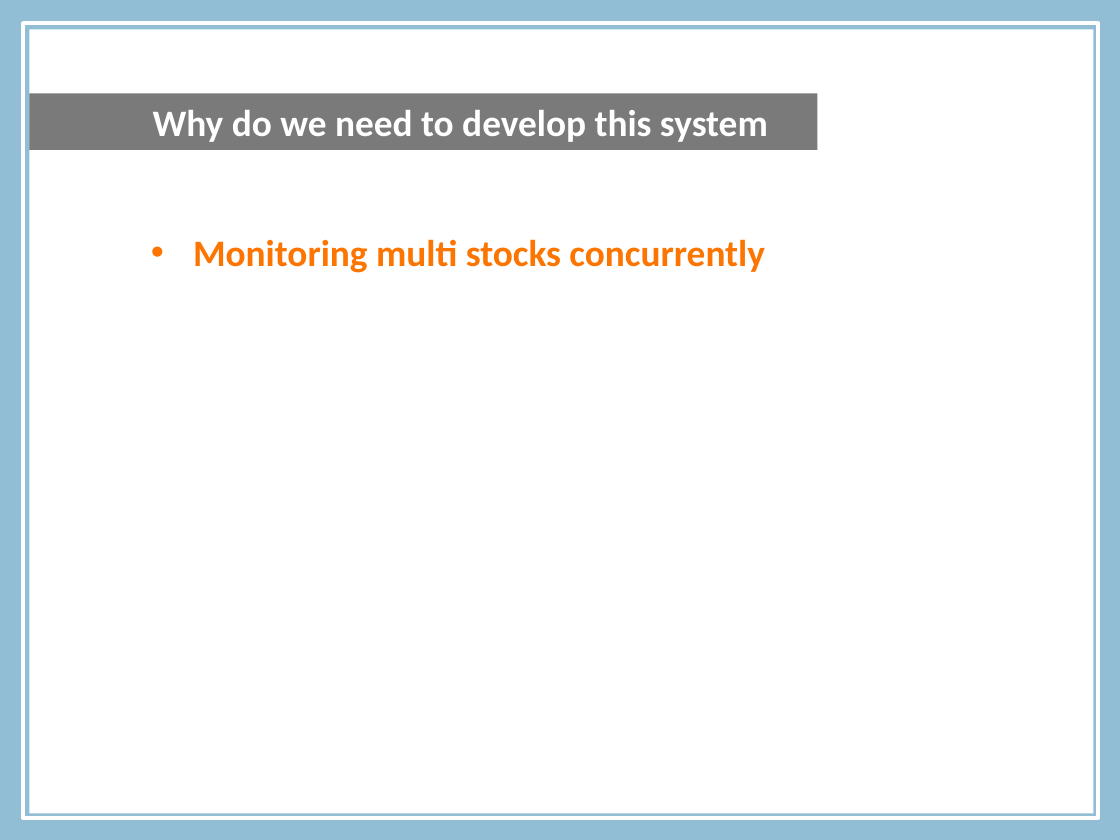
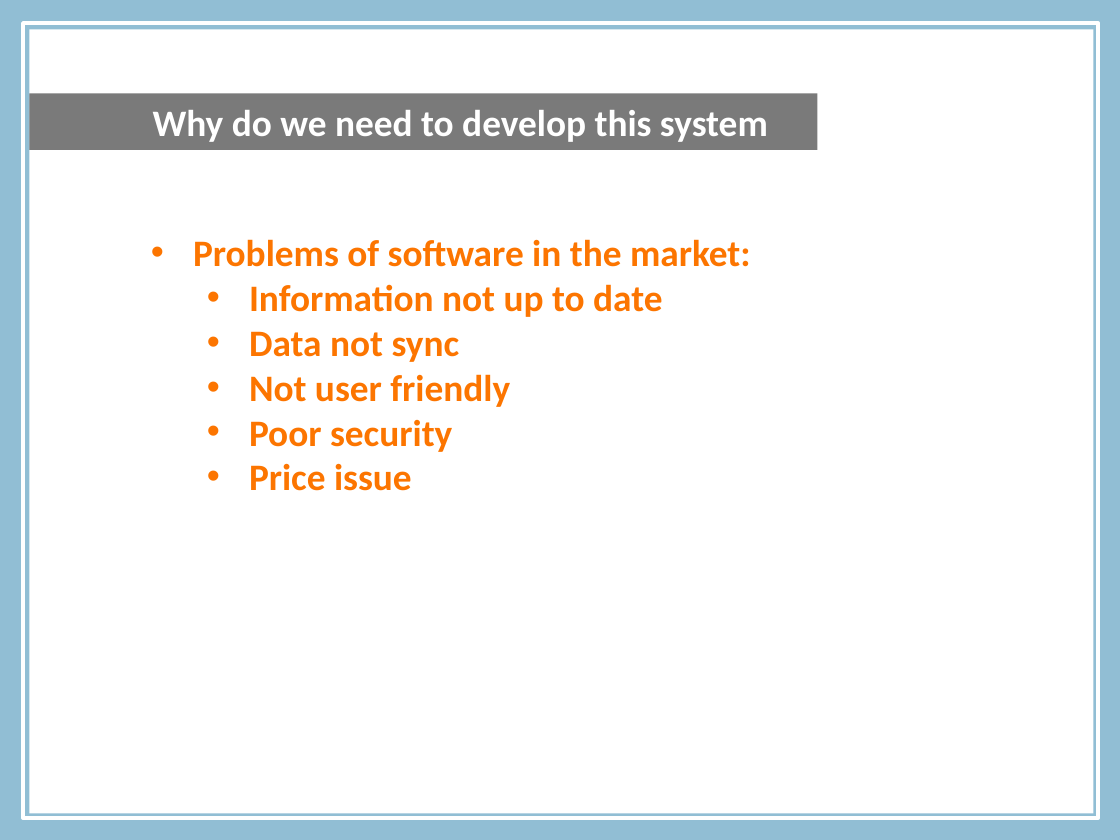
Before and after one commit to michaelleung0o0/comp3006, a slide deck: slide 4 of phrase 5 submission/Presentation3.pptx. Drawn at 1120x840 pixels with LibreOffice and Linux fonts; fonts in the diff are those of the drawing; background and template pictures are left out. Boxes give left, top, right and bottom in pixels: in the first picture for what was removed or moved away, otherwise in the second. Text is boxed around its words. In the diff, an @@ line names an element or a change of style, - is before the commit and + after.

Commit message:
ppt update

```diff
--- a/phrase 5 submission/Presentation3.pptx
+++ b/phrase 5 submission/Presentation3.pptx
@@ text at <box>193,239,751,491</box>: text changed @@
-• Monitoring multi stocks concurrently
+• Problems of software in the market:
+  • Information not up to date
+  • Data not sync
+  • Not user friendly
+  • Poor security
+  • Price issue
```
Also in this commit, not shown: 3 other slides changed, 8 slides added, 10 slides removed.
